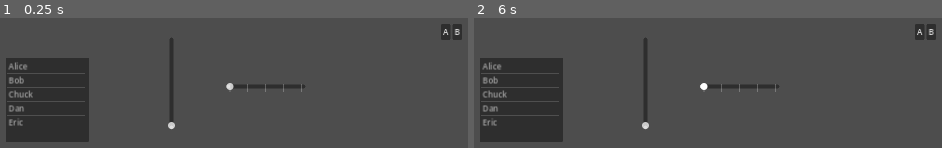
Above: before the commit, frames 1-2 (left to right).
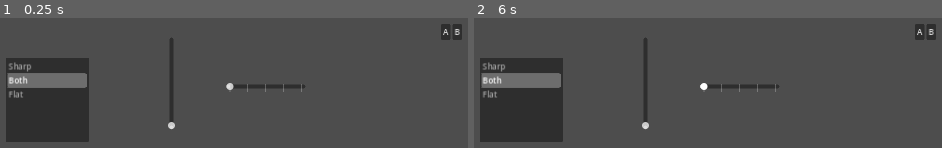
Above: after the commit, the same moments.

Repository: Sniggiho/COMP225-Reluna
Game: Godot game, scene res://Scenes/FreeplaySettingsMenu/FreeplaySettingsMenu.tscn
The game is run twice, just before and just after one commit, with the same random seed, the same clock (stepped at 60 frames per second) and the same inputs. This scene is started directly instead of the project's main scene.
Inputs (mouse positions are in pixels of both pictures, inside the frame that each line leads up to):
- Up to frame 1 (0.25 s): no input
- Up to frame 2 (6 s): tap Enter at 0.5, 2, 3.5 s; move the mouse to (outside the picture) at 0.52 s; tap Space at 1.25, 2.75, 4.25 s; move the mouse to (outside the picture) at 1.27 s; move the mouse to (927, 109) at 2.02 s; move the mouse to (outside the picture) at 2.77 s; move the mouse to (outside the picture) at 3.52 s; move the mouse to (609, 140) at 4.27 s; move the mouse to (outside the picture) at 5.02 s; move the mouse to (726, 96) at 5.77 s

The runs differ from the first frame. In frame 1, 2.7% of the frame differs, in the area x 1-19%, y 33-84%; in frame 2, 2.7%.

Commit message:
Made detune direction selectable

Diff:
--- a/Project/GLevelData.gd
+++ b/Project/GLevelData.gd
@@ -1,3 +1,5 @@
+extends Node2D
+
 var tutorial : bool # true for tutorials, false for freeplay
 
 # shared settings
--- /dev/null
+++ b/Project/Scenes/FreeplaySettingsMenu/DetuneDirection.gd
@@ -0,0 +1,17 @@
+extends ItemList
+
+## Sets Detune direction based on clicking on the item list
+##
+## 1 is sharp, 0 is both, -1 is flat.
+##
+## The item list order is sharp (index 0), both (index 1), and flat (index 2).
+## Map those together.
+
+var map : Array = [1, 0, -1]
+
+func _ready() -> void:
+	self.select(1)
+	GLevelData.detuneDir = 0
+
+func _on_item_selected(index) -> void:
+	GLevelData.detuneDir = map[index]
--- /dev/null
+++ b/Project/Scenes/FreeplaySettingsMenu/FreeplaySettingsMenu.gd
@@ -0,0 +1,11 @@
+extends Node2D
+class_name FreeplaySettingsMenu
+
+# Called when the node enters the scene tree for the first time.
+func _ready():
+	pass # Replace with function body.
+
+
+# Called every frame. 'delta' is the elapsed time since the previous frame.
+func _process(delta):
+	pass
--- a/Project/Scenes/FreeplaySettingsMenu/FreeplaySettingsMenu.tscn
+++ b/Project/Scenes/FreeplaySettingsMenu/FreeplaySettingsMenu.tscn
@@ -1,6 +1,10 @@
-[gd_scene format=3 uid="uid://bga4qsn2ueiyh"]
+[gd_scene load_steps=3 format=3 uid="uid://bga4qsn2ueiyh"]
+
+[ext_resource type="Script" path="res://Scenes/FreeplaySettingsMenu/FreeplaySettingsMenu.gd" id="1_qg26p"]
+[ext_resource type="Script" path="res://Scenes/FreeplaySettingsMenu/DetuneDirection.gd" id="2_ygjhj"]
 
 [node name="FreeplaySettingsMenu" type="Node2D"]
+script = ExtResource("1_qg26p")
 
 [node name="HSlider" type="HSlider" parent="."]
 offset_left = 504.0
@@ -16,17 +20,17 @@
 offset_right = 485.0
 offset_bottom = 293.0
 
-[node name="ItemList" type="ItemList" parent="."]
+[node name="DetuneDirection" type="ItemList" parent="."]
 offset_left = 63.0
 offset_top = 149.0
 offset_right = 230.0
 offset_bottom = 318.0
-item_count = 5
-item_0/text = "Alice"
-item_1/text = "Bob"
-item_2/text = "Chuck"
-item_3/text = "Dan"
-item_4/text = "Eric"
+auto_height = true
+item_count = 3
+item_0/text = "Sharp"
+item_1/text = "Both"
+item_2/text = "Flat"
+script = ExtResource("2_ygjhj")
 
 [node name="MenuBar" type="MenuBar" parent="."]
 offset_left = 934.0
@@ -38,8 +42,4 @@
 
 [node name="B" type="PopupMenu" parent="MenuBar"]
 
-[node name="ReferenceRect" type="ReferenceRect" parent="."]
-offset_left = 792.0
-offset_top = 397.0
-offset_right = 845.0
-offset_bottom = 437.0
+[connection signal="item_selected" from="DetuneDirection" to="DetuneDirection" method="_on_item_selected"]
